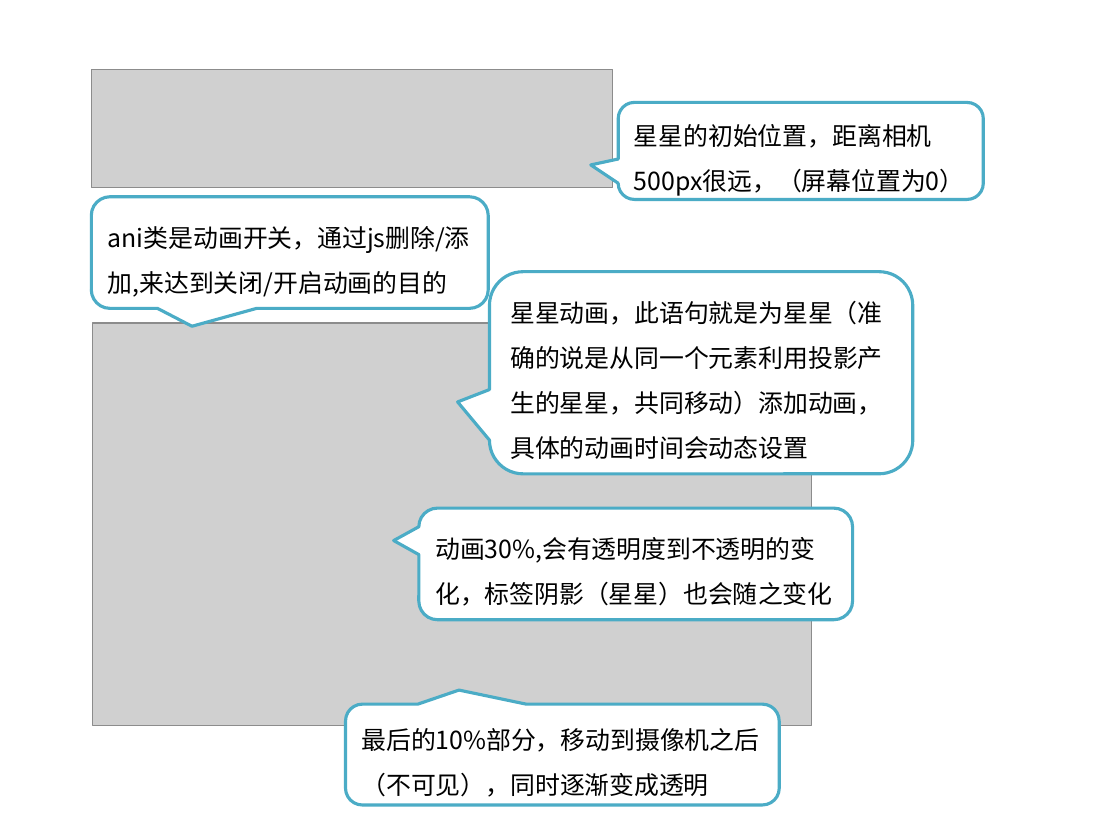
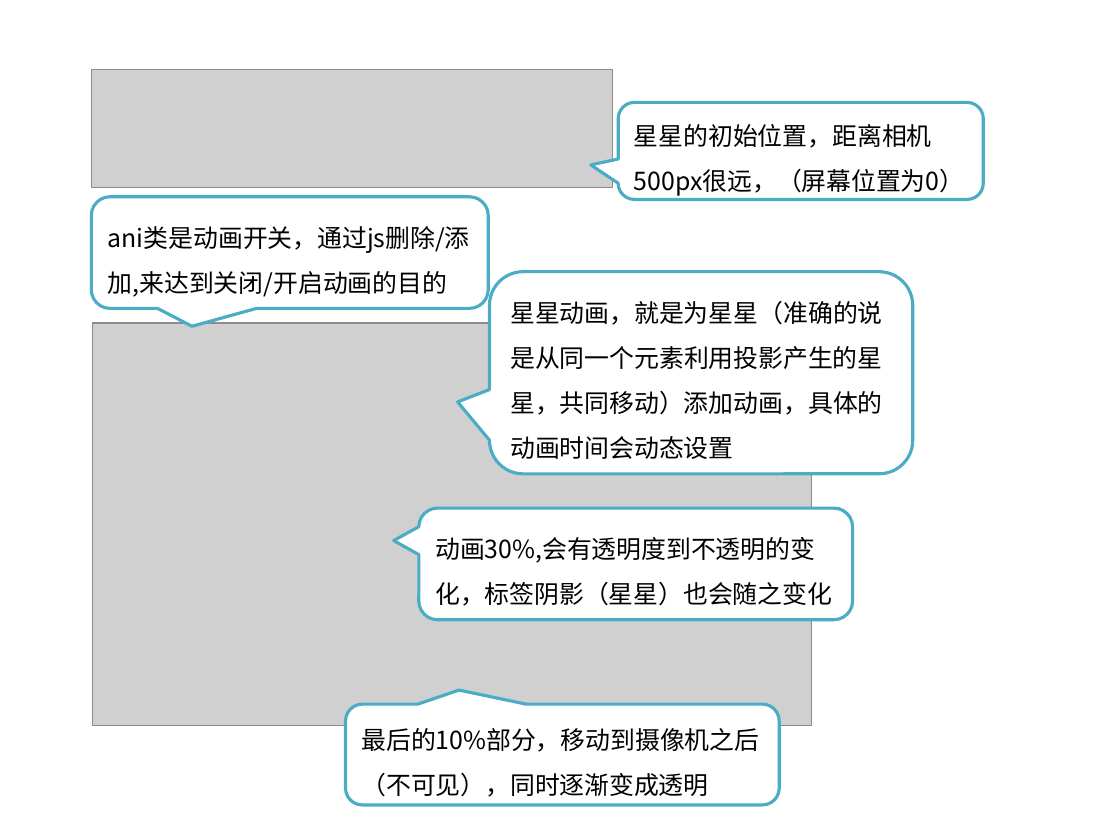
Before and after one commit to kong66/webAni, a slide deck: slide 14 of 4-stars/stars.pptx (slide 12 before the commit). Drawn at 1120x840 pixels with LibreOffice and Linux fonts; fonts in the diff are those of the drawing; grey boxes stand for pictures. Boxes give left, top, right and bottom in pixels: in the first picture for what was removed or moved away, otherwise in the second. Text is boxed around its words. In the diff, an @@ line names an element or a change of style, - is before the commit and + after.

```diff
--- a/4-stars/stars.pptx
+++ b/4-stars/stars.pptx
@@ text in rounded speech box at box(510, 301, 882, 459): text changed @@
-星星动画，此语句就是为星星（准确的说是从同一个元素利用投影产生的星星，共同移动）添加动画，具体的动画时间会动态设置
+星星动画，就是为星星（准确的说是从同一个元素利用投影产生的星星，共同移动）添加动画，具体的动画时间会动态设置
```
Also in this commit, not shown: 8 other slides changed, 2 slides added, 5 other files.
